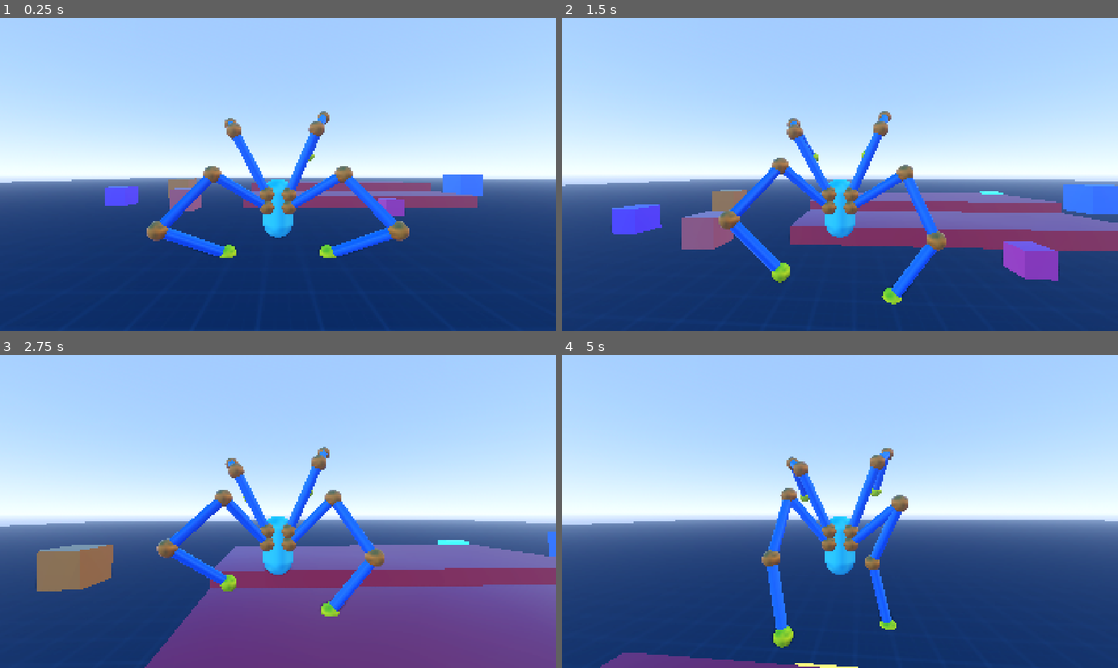
Above: before the commit, frames 1-4 (two rows, left to right).
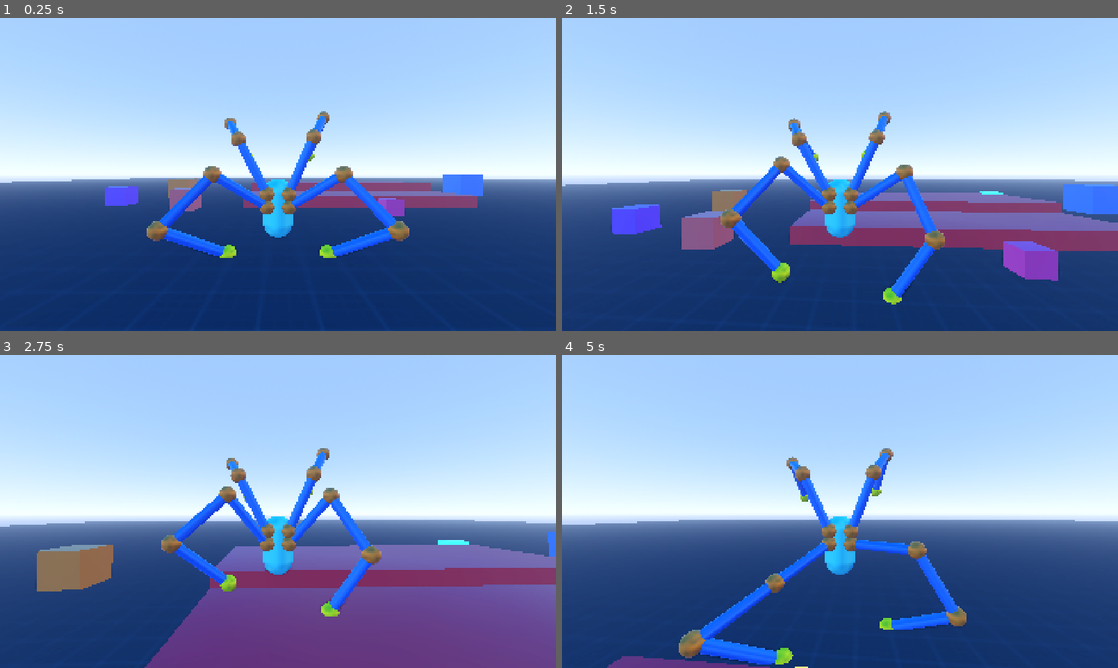
Above: after the commit, the same moments.

Repository: lliamsymonds04/doc-oc
Game: Godot game, scene res://main.tscn
The game is run twice, just before and just after one commit, with the same random seed, the same clock (stepped at 60 frames per second) and the same inputs.
Inputs (mouse positions are in pixels of both pictures, inside the frame that each line leads up to):
- Up to frame 1 (0.25 s): no input
- Up to frame 2 (1.5 s): move the mouse to (867, 174) at 0.52 s; hold W (forward) from 0.53 s (still down); move the mouse to (812, 174) at 1.27 s
- Up to frame 3 (2.75 s): keep holding W (forward); move the mouse to (289, 505) at 2.02 s
- Up to frame 4 (5 s): keep holding W (forward); move the mouse to (834, 517) at 2.77 s; move the mouse to (878, 514) at 3.52 s; move the mouse to (795, 508) at 4.27 s

The runs differ from the first frame. In frame 1, 0.4% of the frame differs, in the area x 40-59%, y 29-55%; in frame 2, 0.9%; in frame 3, 1.8%; in frame 4, 6.9%, in the area x 5-98%, y 29-100%.

Commit message:
feat: fabrik limbs bend like a knee

Diff:
--- a/systems/inverse_kinematics/fabrik_solver.gd
+++ b/systems/inverse_kinematics/fabrik_solver.gd
@@ -29,73 +29,151 @@
 		return
 	axis = axis.normalized()
 
+	var pole_vec := pole - root
+	pole_vec -= axis * pole_vec.dot(axis)
+	if pole_vec.length_squared() < 0.0001:
+		return
+	pole_vec = pole_vec.normalized()
+
 	var bend_vec := joints[(joints.size() - 1) / 2.0] - root
 	bend_vec -= axis * bend_vec.dot(axis)
 	if bend_vec.length_squared() < 0.0001:
 		bend_vec = bend_hint
+	# Collinear singularity: FABRIK stays straight forever unless we seed a bend.
 	if bend_vec.length_squared() < 0.0001:
-		return
-	bend_vec = bend_vec.normalized()
-
-	var pole_vec := pole - root
-	pole_vec -= axis * pole_vec.dot(axis)
-	if pole_vec.length_squared() < 0.0001:
-		return
-	pole_vec = pole_vec.normalized()
+		_seed_bend_toward_pole(root, axis, pole_vec)
+		bend_vec = pole_vec
+	else:
+		bend_vec = bend_vec.normalized()
 
 	var rot := Basis(axis, atan2(axis.dot(bend_vec.cross(pole_vec)), bend_vec.dot(pole_vec)))
 	for i in range(1, joints.size()):
 		joints[i] = root + rot * (joints[i] - root)
 	bend_hint = pole_vec
 
+
+## Nudges interior joints off the root-target line toward the pole.
+func _seed_bend_toward_pole(root: Vector3, axis: Vector3, pole_dir: Vector3) -> void:
+	var seed := 0.01
+	for i in range(1, joints.size() - 1):
+		var offset: Vector3 = joints[i] - root
+		var along := axis * offset.dot(axis)
+		joints[i] = root + along + pole_dir * seed
+
+
 func _apply_floor(floor_y: float, margin: float) -> void:
 	for i in range(1, joints.size() - 1):
 		if joints[i].y < floor_y + margin:
 			joints[i].y = floor_y + margin
 
-## Projects each interior joint onto its hinge axis and clamps the joint angle
-## to min_joint_angle. The bend plane is re-derived from the pole every call.
+
+## Global hinge for a C-curve with apexes toward the pole.
+## Right-hand positive rotation swings a bone toward the pole, so valid knee/elbow
+## curls use signed angles in [-max_dev, 0].
+func _global_hinge(root: Vector3, target: Vector3, pole: Vector3) -> Vector3:
+	var axis := target - root
+	if axis.length_squared() < 0.0001:
+		return Vector3.ZERO
+	axis = axis.normalized()
+	var pole_lat := pole - root
+	pole_lat -= axis * pole_lat.dot(axis)
+	if pole_lat.length_squared() < 0.0001:
+		return Vector3.ZERO
+	return axis.cross(pole_lat.normalized()).normalized()
+
+
+## Mirror interior joints that sit on the wrong side of root→target onto the pole side.
+func _enforce_c_curve(root: Vector3, target: Vector3, pole: Vector3) -> void:
+	var axis := target - root
+	if axis.length_squared() < 0.0001:
+		return
+	axis = axis.normalized()
+	var pole_lat := pole - root
+	pole_lat -= axis * pole_lat.dot(axis)
+	if pole_lat.length_squared() < 0.0001:
+		return
+	pole_lat = pole_lat.normalized()
+	for i in range(1, joints.size() - 1):
+		var offset: Vector3 = joints[i] - root
+		var along := axis * offset.dot(axis)
+		var lat := offset - along
+		if lat.dot(pole_lat) < 0.0:
+			joints[i] = root + along - lat
+
+
+## Clamp outgoing bone at interior joint `i` to signed curl in [-max_dev, 0].
+func _clamp_outgoing(i: int, global_hinge: Vector3, max_dev: float) -> void:
+	if global_hinge.length_squared() < 0.0001:
+		return
+	if i < 1 or i >= joints.size() - 1:
+		return
+
+	var prev_dir := (joints[i] - joints[i - 1]).normalized()
+	var hinge_axis := global_hinge - prev_dir * global_hinge.dot(prev_dir)
+	if hinge_axis.length_squared() < 0.0001:
+		hinge_axis = global_hinge
+	else:
+		hinge_axis = hinge_axis.normalized()
+
+	var out_dir := prev_dir - hinge_axis * prev_dir.dot(hinge_axis)
+	if out_dir.length_squared() < 0.0001:
+		out_dir = prev_dir
+	out_dir = out_dir.normalized()
+
+	var child := joints[i + 1] - joints[i]
+	child -= hinge_axis * child.dot(hinge_axis)
+	if child.length_squared() < 0.0001:
+		child = out_dir
+	else:
+		child = child.normalized()
+
+	var signed := atan2(hinge_axis.dot(out_dir.cross(child)), out_dir.dot(child))
+	signed = clampf(signed, -max_dev, 0.0)
+	joints[i + 1] = joints[i] + (Basis(hinge_axis, signed) * out_dir).normalized() * lengths[i]
+
+
+## Clamp incoming bone at interior joint `i` (backward pass). Moves joints[i-1].
+func _clamp_incoming(i: int, global_hinge: Vector3, max_dev: float) -> void:
+	if global_hinge.length_squared() < 0.0001:
+		return
+	if i < 1 or i >= joints.size() - 1:
+		return
+
+	var next_dir := (joints[i + 1] - joints[i]).normalized()
+	var hinge_axis := global_hinge - next_dir * global_hinge.dot(next_dir)
+	if hinge_axis.length_squared() < 0.0001:
+		hinge_axis = global_hinge
+	else:
+		hinge_axis = hinge_axis.normalized()
+
+	var child := next_dir - hinge_axis * next_dir.dot(hinge_axis)
+	if child.length_squared() < 0.0001:
+		return
+	child = child.normalized()
+
+	var prev := joints[i] - joints[i - 1]
+	prev -= hinge_axis * prev.dot(hinge_axis)
+	if prev.length_squared() < 0.0001:
+		prev = child
+	else:
+		prev = prev.normalized()
+
+	var signed := atan2(hinge_axis.dot(prev.cross(child)), prev.dot(child))
+	var clamped := clampf(signed, -max_dev, 0.0)
+	var rot := Basis(hinge_axis, clamped - signed)
+	var new_prev := (rot * prev).normalized()
+	joints[i - 1] = joints[i] - new_prev * lengths[i - 1]
+
+
+## Post-pass convenience for external callers / debugging.
 func apply_hinge_constraints(pole: Vector3) -> void:
 	if joints.size() < 3 or hinge_axes.is_empty():
 		return
-
 	var max_dev := deg_to_rad(180.0 - min_joint_angle)
-	var cos_limit := cos(max_dev)
-	var sin_dev := sin(max_dev)
-	var prev_dir := (joints[1] - joints[0]).normalized()
-
-	for i in range(1, joints.size() - 1):
-		var axis_local: Vector3 = hinge_axes[i - 1] if i - 1 < hinge_axes.size() else Vector3.UP
-
-		# Frame of the parent segment: ref = pole projected perpendicular to it,
-		# side = prev_dir x ref. World axes fall back when the pole is colinear.
-		var ref := pole - joints[i]
-		ref -= prev_dir * ref.dot(prev_dir)
-		if ref.length_squared() < 0.0001:
-			ref = Vector3.UP - prev_dir * Vector3.UP.dot(prev_dir)
-		if ref.length_squared() < 0.0001:
-			ref = Vector3.RIGHT
-		ref = ref.normalized()
-
-		var side := prev_dir.cross(ref).normalized()
-		var hinge_axis := (side * axis_local.x + ref * axis_local.y + prev_dir * axis_local.z).normalized()
-
-		# Remove swing along the hinge axis, then clamp the fold angle
-		# (a hairpin with no defined direction falls back to the pole).
-		var constrained := (joints[i + 1] - joints[i]).normalized()
-		constrained -= hinge_axis * constrained.dot(hinge_axis)
-		if constrained.length_squared() < 0.0001:
-			constrained = prev_dir
-		constrained = constrained.normalized()
-
-		if constrained.dot(prev_dir) < cos_limit:
-			var perp := constrained - prev_dir * constrained.dot(prev_dir)
-			if perp.length_squared() < 0.0001:
-				perp = ref
-			constrained = (prev_dir * cos_limit + perp.normalized() * sin_dev).normalized()
-
-		joints[i + 1] = joints[i] + constrained * lengths[i]
-		prev_dir = constrained
+	var global_hinge := _global_hinge(joints[0], joints[joints.size() - 1], pole)
+	for i in range(1, joints.size() - 1):
+		_clamp_outgoing(i, global_hinge, max_dev)
+
 
 func solve(target: Vector3, root: Vector3, pole: Vector3) -> PackedVector3Array:
 	if root.distance_to(target) > total_length:
@@ -103,27 +181,53 @@
 			joints[i + 1] = _stretch(joints[i], target, lengths[i])
 		return joints
 
+	var max_dev := deg_to_rad(180.0 - min_joint_angle)
+	var has_hinges := not hinge_axes.is_empty() and joints.size() >= 3
+
+	apply_pole(target, root, pole)
+
 	for _iter in range(max_iterations):
+		var global_hinge := _global_hinge(root, target, pole) if has_hinges else Vector3.ZERO
+
+		# Backward: tip → root
 		joints[joints.size() - 1] = target
 		for i in range(joints.size() - 2, -1, -1):
 			joints[i] = _stretch(joints[i + 1], joints[i], lengths[i])
+			if has_hinges and i + 1 >= 1 and i + 1 <= joints.size() - 2:
+				_clamp_incoming(i + 1, global_hinge, max_dev)
+
+		# Forward: root → tip
 		joints[0] = root
 		for i in range(joints.size() - 1):
 			joints[i + 1] = _stretch(joints[i], joints[i + 1], lengths[i])
+			if has_hinges and i >= 1 and i <= joints.size() - 2:
+				_clamp_outgoing(i, global_hinge, max_dev)
 
 		if should_apply_floor:
 			_apply_floor(target.y, floor_y_margin)
+
 		apply_pole(target, root, pole)
-		apply_hinge_constraints(pole)
+
+		if has_hinges:
+			# Guarantee C-curve after pole align (catches any residual S-bend).
+			_enforce_c_curve(root, target, pole)
+			joints[0] = root
+			for i in range(joints.size() - 1):
+				joints[i + 1] = _stretch(joints[i], joints[i + 1], lengths[i])
+			global_hinge = _global_hinge(root, target, pole)
+			for i in range(1, joints.size() - 1):
+				_clamp_outgoing(i, global_hinge, max_dev)
 
 		if joints[joints.size() - 1].distance_to(target) < tolerance:
 			break
 
 	return joints
+
 
 ## Returns the point `length` away from `a` toward `b`.
 func _stretch(a: Vector3, b: Vector3, length: float) -> Vector3:
 	return a.lerp(b, length / maxf(a.distance_to(b), 0.0001))
 
+
 func get_end_effector() -> Vector3:
 	return joints[joints.size() - 1]
